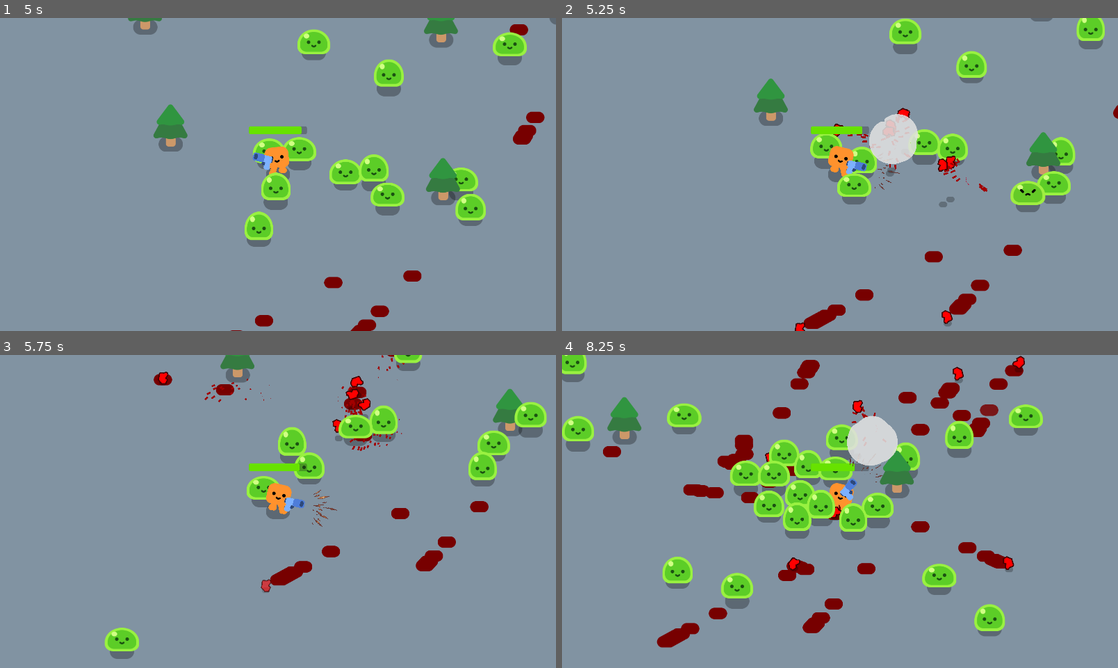
Above: before the commit, frames 1-4 (two rows, left to right).
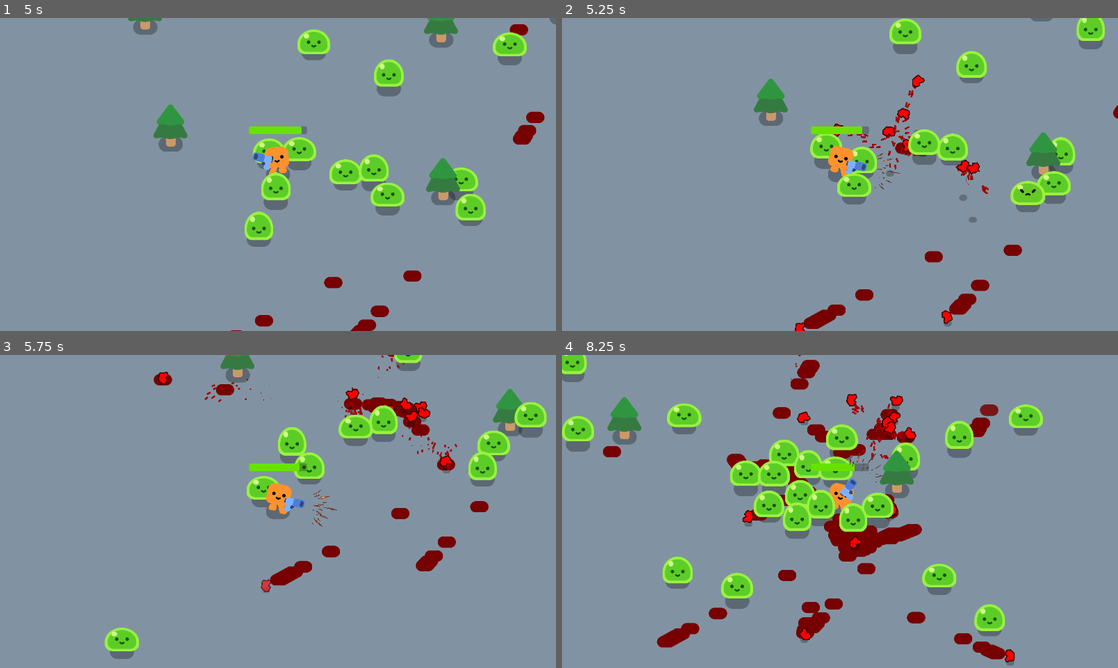
Above: after the commit, the same moments.

Repository: Technostalgic/csci4140-hw2
Game: Godot game, scene res://obj/levels/game.tscn
Two runs of this game, one before a commit and one after it. Both use one fixed random seed, a clock stepped at 60 frames per second and the inputs below. Sound files missing from this copy of the repository are replaced by a short silence.
Inputs (mouse positions are in pixels of both pictures, inside the frame that each line leads up to):
- Up to frame 1 (5 s): tap Enter at 0.5 s; move the mouse to (400, 158) at 0.52 s; press the mouse at (400, 158) at 0.53 s; hold D (move_right) 0.53-1.28 s; move the mouse to (166, 190) at 1.27 s; release the mouse at (166, 190) at 1.28 s; hold S (move_down) 1.28-2.03 s; click (166, 190) at 1.35 s; move the mouse to (333, 105) at 2.02 s; press the mouse at (333, 105) at 2.03 s; hold D (move_right) 2.03-2.78 s; move the mouse to (250, 237) at 2.77 s; release the mouse at (250, 237) at 2.78 s; hold W (move_up) 2.78-3.53 s; click (250, 237) at 2.85 s; move the mouse to (444, 221) at 3.52 s; press the mouse at (444, 221) at 3.53 s; hold A (move_left) from 3.53 s (still down); move the mouse to (111, 127) at 4.27 s; release the mouse at (111, 127) at 4.28 s; click (111, 127) at 4.35 s
- Up to frame 2 (5.25 s): move the mouse to (867, 174) at 5.02 s; release A (move_left) at 5.03 s; press the mouse at (867, 174) at 5.03 s; hold S (move_down) from 5.03 s (still down)
- Up to frame 3 (5.75 s): keep holding S (move_down)
- Up to frame 4 (8.25 s): move the mouse to (756, 433) at 5.77 s; release S (move_down) at 5.78 s; release the mouse at (756, 433) at 5.78 s; hold D (move_right) 5.78-6.53 s; click (756, 433) at 5.85 s; move the mouse to (962, 495) at 6.52 s; press the mouse at (962, 495) at 6.53 s; hold W (move_up) 6.53-7.28 s; move the mouse to (728, 527) at 7.27 s; release the mouse at (728, 527) at 7.28 s; hold D (move_right) 7.28-8.03 s; click (728, 527) at 7.35 s; move the mouse to (895, 442) at 8.02 s; press the mouse at (895, 442) at 8.03 s; hold S (move_down) from 8.03 s (still down)

Frame 1 is identical in both runs. In frame 2, 1.6% of the frame differs, in the area x 55-77%, y 18-66%; in frame 3, 1.2%; in frame 4, 6.4%, in the area x 21-84%, y 0-100%.

Commit message:
improve gib effects

Diff:
--- a/src/actors/mob.gd
+++ b/src/actors/mob.gd
@@ -3,7 +3,6 @@
 
 var hero: Hero = null
 @export var slime_node: Node2D = null
-@export var death_fx: PackedScene = null
 @export var movement_speed: float = 300
 @export var health: float = 2
 @export var knockback_decay: float = 3000
@@ -27,6 +26,12 @@
 		if knockback_velocity.length_squared() <= 1:
 			knockback_velocity = Vector2.ZERO
 
+func _death_effect() -> void:
+	Game.instance.gibs.burst_gibs(
+		4, global_position, 16,
+		knockback_velocity.normalized() * 600, 400 + randf() * 300, 100
+	)
+
 func take_damage(damage: float) -> void:
 	health -= damage
 	slime_node.play_hurt()
@@ -37,9 +42,7 @@
 	knockback_velocity += force
 
 func kill() -> void:
-	var effect: Node2D = death_fx.instantiate()
-	get_tree().root.add_child(effect)
-	effect.global_position = global_position
+	_death_effect()
 	queue_free()
 	if hero:
 		hero.kills += 1
--- a/src/weapon/shotgun.gd
+++ b/src/weapon/shotgun.gd
@@ -75,9 +75,12 @@
 				return
 
 			# hit mob
+			mob.knockback(Vector2.from_angle(direction) * 750)
 			mob.take_damage(damage)
-			mob.knockback(Vector2.from_angle(direction) * 750)
-			Game.instance.gibs.burst_gibs(1, hit_point, 32, mob.velocity * (randf() * 0.5 - 0.25), 800 + randf() * 300, 500)
+			Game.instance.gibs.burst_gibs(
+				1, hit_point, 32,
+				mob.velocity * (randf() * 0.5 - 0.25), 800 + randf() * 300, 500
+			)
 
 		trail_length = hit_point.distance_to(raycast.global_position)
 
